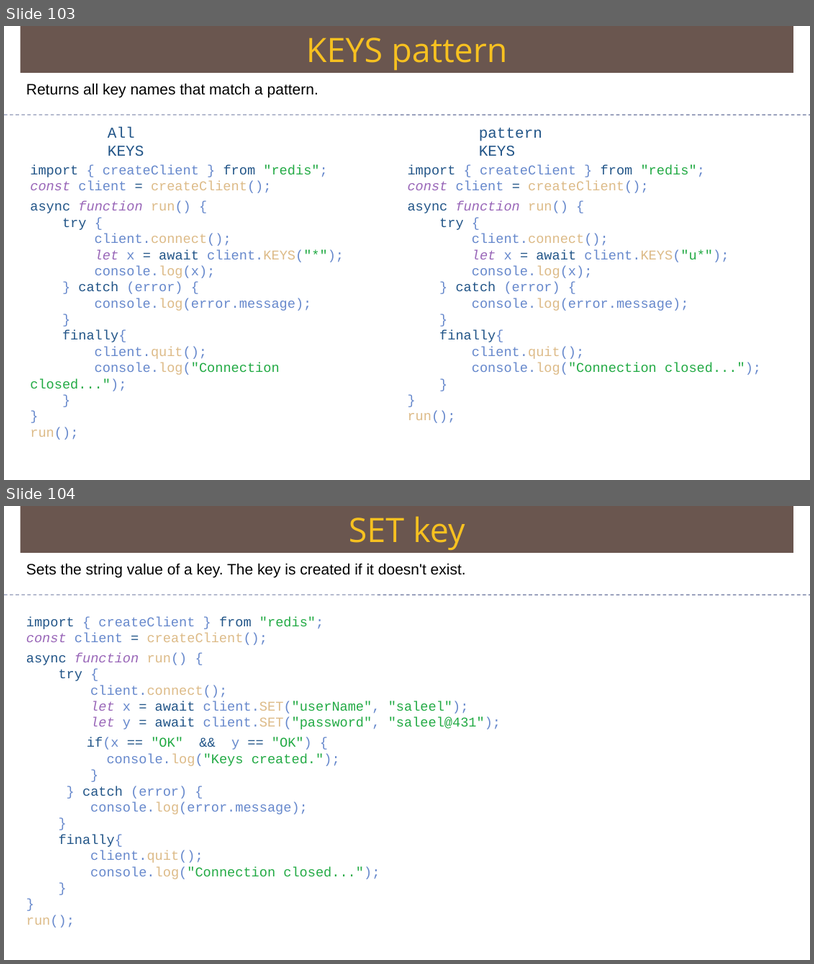
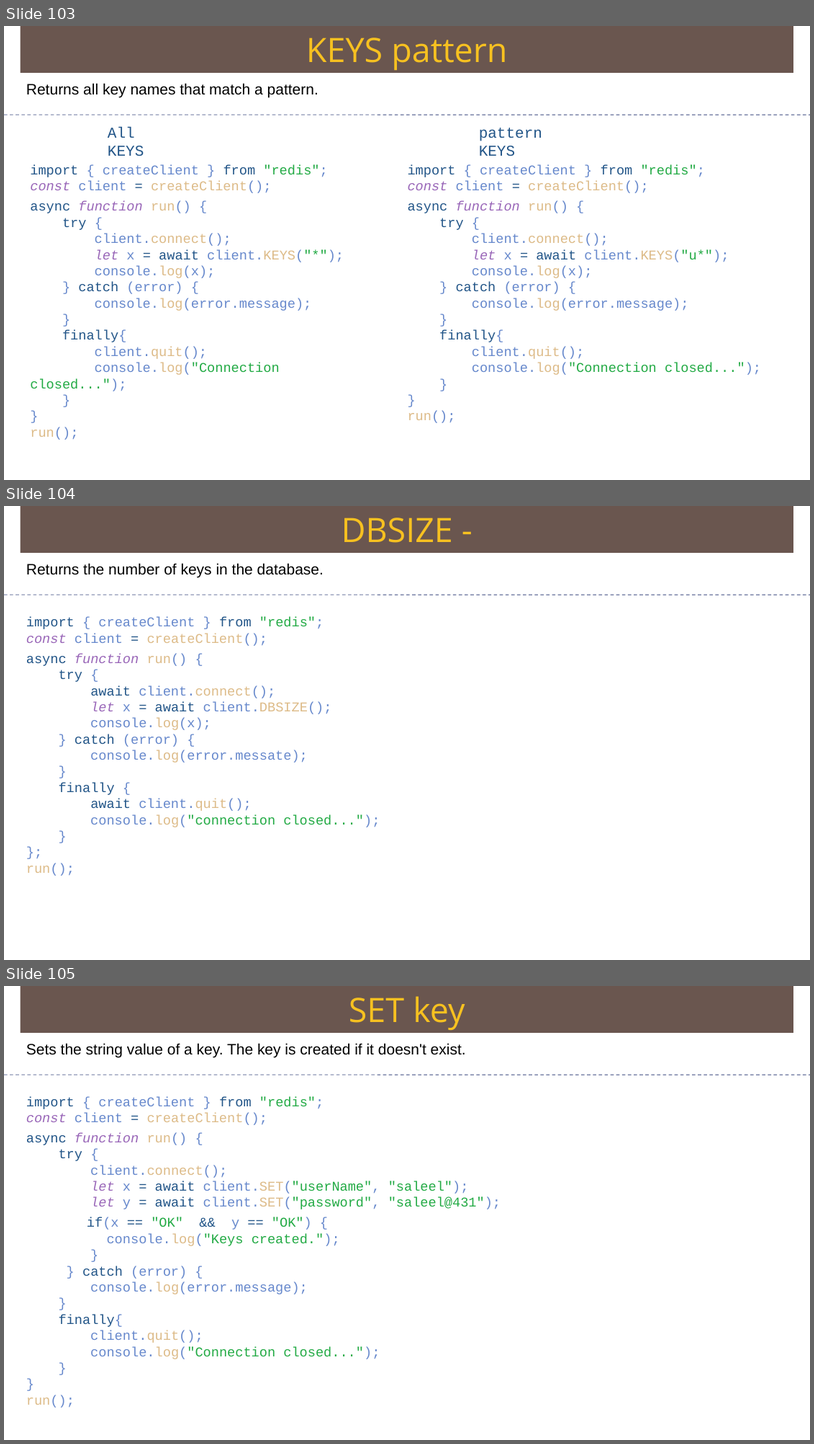
Before and after one commit to Saleel-Bagde/PPT-s, a slide deck: redis Ver2.pptx. Shown one above the other, each under a label of ours: slides 103 and 104 before the commit, slides 103, 104 and 105 after it. The pictures are 814x964 and 814x1444 pixels, drawn with LibreOffice and Linux fonts; fonts in the diff are those of the drawing. Boxes give left, top, right and bottom in pixels: in the first picture for what was removed or moved away, otherwise in the second. Text is boxed around its words. In the diff, an @@ line names an element or a change of style, - is before the commit and + after.

```diff
--- a/redis Ver2.pptx
+++ b/redis Ver2.pptx
@@ slide 104 added at [4, 506, 810, 960], background #FFFFFF @@
@@ rectangle added at [21, 506, 794, 553], fill #6A5650, 40 pt, text #F7C120 @@
+DBSIZE -
@@ text added at [26, 563, 324, 577], 18 pt, text #000000 @@
+Returns the number of keys in the database.
@@ line added from (4, 595) to (810, 595), #6E78A0 0.99 pt dashed @@
@@ text added at [26, 617, 380, 875], 16 pt, text #6688CC @@
+import { createClient } from "redis";
+const client = createClient();
+async function run() {
+try {
+await client.connect();
+let x = await client.DBSIZE();
+console.log(x);
+} catch (error) {
+console.log(error.messate);
+}
+finally {
+await client.quit();
+console.log("connection closed...");
+}
+};
+run();
@@ what was slide 104 is now slide 105 @@
```
Also in this commit, not shown: 6 other slides added, 2 slides removed.
